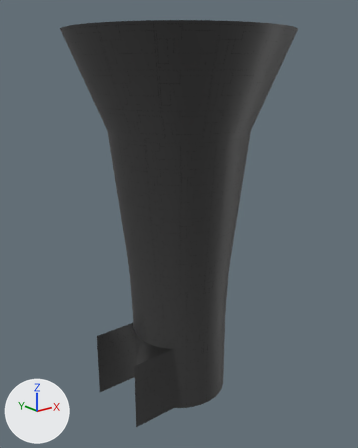
Before and after pictures for a commit that changed the FBX model Assets/Art/Models/Environment Models/Level 2/Phase Two Scrap Melter/PhaseTwoArenaUpperWalls.fbx.
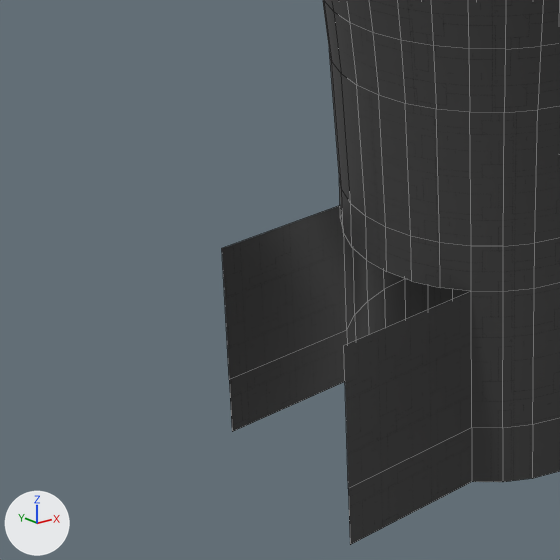
Each version appears first whole from a 50 mm lens placed at (-483.0, -457.0, 603.0), pointed at (83.0, 250.0, 321.0), and next in a close-up on the part from 8% to 56% of the width and 58% to 96% of the height. Arrows for +X, +Y and +Z are at lower left; the lights stay in place. The close-ups show mesh edges as thin lines.
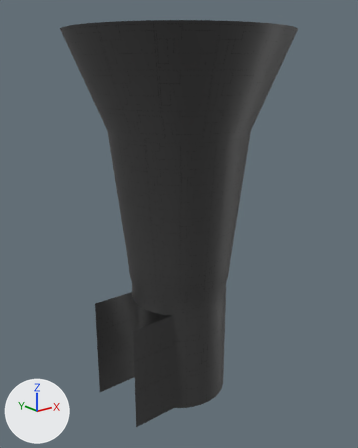
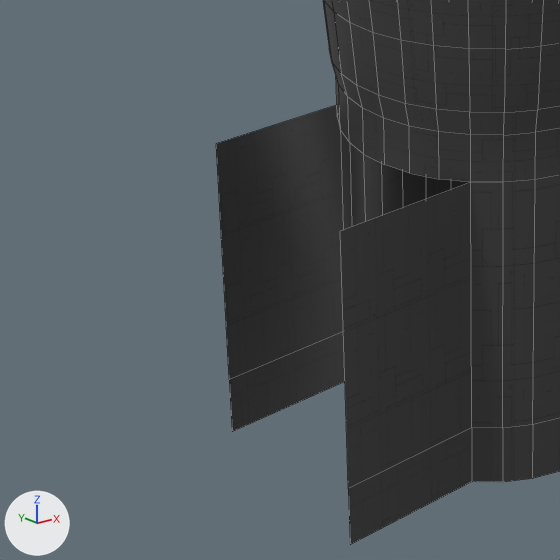
What differs and where, as boxes [x1, y1, x2, y2] in the close-ups (560 x 560 px; the box of a moved part takes in the faces that stretch with it):
'Cylinder.009', reshaped: before [222, 0, 560, 545]; after [216, 0, 560, 545]
part 1 of me_cylinder_056, moved or reshaped: before [222, 51, 560, 368]; after [216, 62, 560, 368]

The edits, one by one:
me_cylinder_056 has 248 vertices, 212 faces and spans x -196.0..200.0, y -198.0..198.0, z -129.0..559.0.
me_cylinder_056 is used by ob_cylinder_009; location (80.7, 250.0, 105.5).
me_cylinder_056 part 1: all 66 vertices in x -151.0..95.0, y -93.0..93.0, z 0.0..29.0 are moved by (0.0, 0.0, 69.0).
